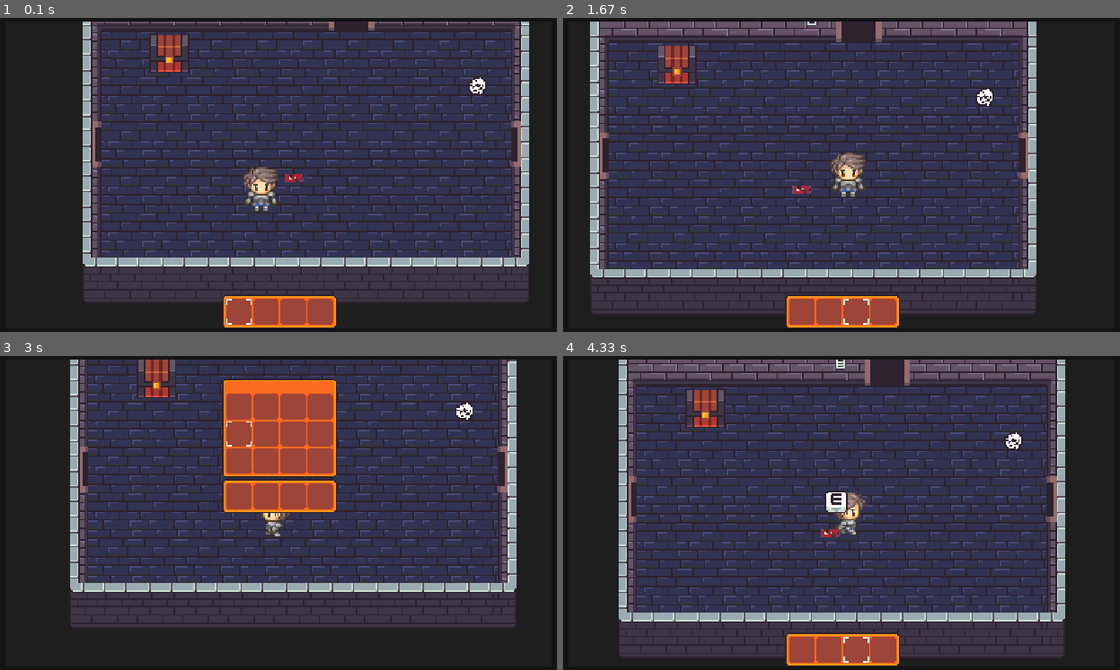
Above: before the commit, frames 1-4 (two rows, left to right).
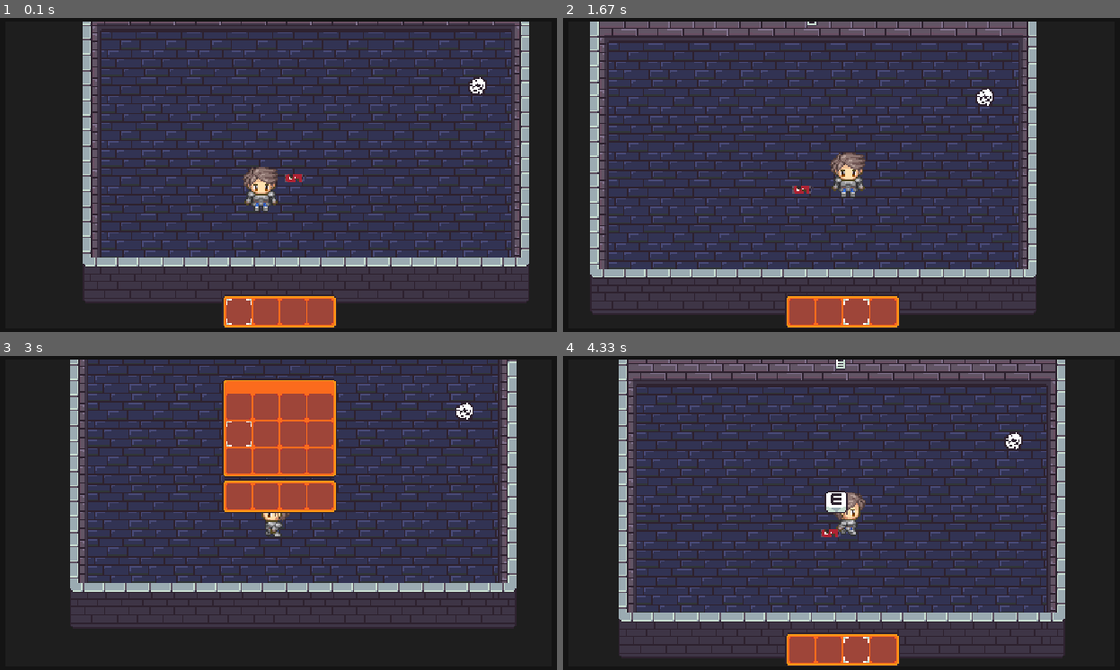
Above: after the commit, the same moments.

Repository: CyberSurge-Dev/PygameTesting
Game: pygame game, started from main.py
Same seed, same stepped clock (60 frames per second), same inputs: the game is played once before the commit and once after it.
Inputs (mouse positions are in pixels of both pictures, inside the frame that each line leads up to):
- Up to frame 1 (0.1 s): no input
- Up to frame 2 (1.67 s): hold D 0.33-0.8 s; hold W 0.83-1.13 s; tap 2 at 0.98 s; hold D 1.17-1.63 s; tap 3 at 1.32 s
- Up to frame 3 (3 s): hold A 1.67-2.2 s; tap I at 1.82 s; click (233, 431) at 2.28 s; hold S 2.57-2.87 s; tap 3 at 2.72 s; hold A from 2.9 s (still down)
- Up to frame 4 (4.33 s): tap I at 3.05 s; release A at 3.3 s; hold W 3.33-3.7 s; tap 2 at 3.48 s; hold D from 3.73 s (still down); tap 3 at 3.88 s

The runs differ from the first frame. In frame 1, 1.1% of the frame differs, in the area x 16-94%, y 1-48%; in frame 2, 1.4%; in frame 3, 1.0%; in frame 4, 1.5%, in the area x 11-89%, y 1-53%.

Commit message:
Finished new Tilemap, started working on integration with the older code.

Diff:
--- a/data/rooms/main_room.json
+++ b/data/rooms/main_room.json
@@ -10,7 +10,7 @@
         "2;0" : {"id":"wall", "variant":0},
         "3;0" : {"id":"wall", "variant":0},
         "4;0" : {"id":"wall", "variant":0},
-        "5;0" : {"id":"wall", "variant":0},
+        "5;0" : {"id":"note-wall", "meta" : {"text":["The world is collapsing around us, there", "are not many of us left", "We can only hope for a rebirth", "-Unknown"]}},
         "6;0" : {"id":"wall", "variant":0},
         "7;0" : {"id":"wall", "variant":0},
         "8;0" : {"id":"wall", "variant":0},
@@ -81,11 +81,10 @@
         "6;0" : {"id":"door", "variant":0},
         "0;3" : {"id":"door", "variant":1},
         "10;3" : {"id":"door", "variant":3}
-     }, "interactables" : {
-        "5;0" : {"id":"note-wall", "variant":0, "interactable-type":"tile", "text":["The world is collapsing around us, there", "are not many of us left", "We can only hope for a rebirth", "-Unknown"]},
+     }, "items" : {
         "5;4" : {"id":"crushed-can", "interactable-type":"item"},
-        "9;2" : {"id":"crumbled-paper", "interactable-type":"item"},
-        "2;1" : {"id":"chest", "interactable-type":"tile", "variant":0}
+        "9;2" : {"id":"crumbled-paper", "interactable-type":"item"}
+
     }, "decor" : {
     },
     "meta": {
--- a/main.py
+++ b/main.py
@@ -17,7 +17,7 @@
 from scripts.utils import Settings, Telemetry, DisplayPositions, GameManager
 from scripts.entities import Player
 from scripts.assetMap import AssetMap
-from scripts.tilemap import Tilemap
+from scripts.newTilemap import Tilemap
 # --------------------------------------------------------------------------------
 
 class Game():
@@ -39,7 +39,7 @@
 
         self.assetMap = AssetMap()
 
-        self.tilemap = Tilemap(self, 32)
+        self.tilemap = Tilemap(self.assetMap, 32)
         self.trash_collected = 0
         self.recyclables_collected = 0
         self.total_trash = 10
--- a/scripts/assetMap.py
+++ b/scripts/assetMap.py
@@ -15,15 +15,15 @@
 from scripts.interactions import *
 from scripts.gameItems import Item
 from scripts.itemAttributes import Trash, Recyclable
-from scripts.tiles import Tile
+from scripts.tiles import Tile, InteractableTile
 
 class AssetMap():
     """Simple class to store the asset map"""
     tiles = {
         'NaT' : Tile(load_image('tiles/not_a_tile.png')),
-        'wall' : {'type':'solid', 'variants' : load_images('tiles/walls')},
-        'floor' : {'type':'floor', 'variants' : load_images('tiles/floors')},
-        'note-wall' : {'type':'solid', 'variants' : load_images("tiles/note_walls"), "interaction" : show_text_box},
+        'wall' : Tile(load_images('tiles/walls'), True),
+        'floor' : Tile(load_images('tiles/floors')),
+        'note-wall' : InteractableTile(load_images('tiles/note_walls'), True, {}, show_text_box),
         'door' : {'type':'door', 'variants':load_images('tiles/doors'), 'increments' : {
             0: (0,1),
             1: (-1, 0),
--- a/scripts/entities.py
+++ b/scripts/entities.py
@@ -64,7 +64,6 @@
             'right': False
         }
 
-
         # Calculate movement for the frame
         frame_movement = (
             ((movement['right']-movement['left']) + self.velocity[0]) * self.multiplier,
@@ -79,7 +78,7 @@
         entity_rect = self.rect()
         rect_pos = []
 
-        for rect in self.tilemap.get_rects_around(self.pos, self.exceptions).values():
+        for rect in self.tilemap.get_solid_rects_around(self.pos):
             if rect != None and entity_rect.colliderect(rect):
                 rect_pos.append((rect.x, rect.y))
                 if frame_movement[0] > 0:
@@ -97,7 +96,7 @@
         # Check for collisions in up and down movement
         self.pos[1] += frame_movement[1]
         entity_rect = self.rect()
-        for rect in self.tilemap.get_rects_around(self.pos, self.exceptions).values():
+        for rect in self.tilemap.get_solid_rects_around(self.pos):
             if rect != None and entity_rect.colliderect(rect):
                 if frame_movement[1] > 0:
                     entity_rect.bottom = rect.top
@@ -159,7 +158,8 @@
         self.assetMap = self.game.assetMap
         self.inventory = {}
         # Create variables specific to the player
-        self.health = 100
+        self.health = 3
+        self.max_health = 3
         # Create HUD items
         self.hud = GUIManager()
         self.hud.add('itembar', ItemBar(self.game.dPos.BOTTOM_CENTER, (81, 24), self.game.scale, self.assetMap.gui['itembar'], self.assetMap.gui['itembar_selected']))
@@ -171,9 +171,6 @@
         self.interaction = False
 
         super().__init__(game, pos, size, self.assetMap.entities['player'], multiplier, exceptions)
-
-    def test():
-        print("Clicked 2!")
 
     def check_events(self, event):
         """Check events for the player"""
@@ -194,25 +191,9 @@
                     self.hud.unignore('inventory')
                     self.inventory_open = True
             elif event.key == pygame.K_e and self.interaction:
-                tiles = {}
-                rect = self.rect()
-                for tile in self.tilemap.get_interactable_tiles(self.pos).values():
-                    if tile != None:
-                        tiles[abs(math.hypot(rect.centerx-int((tile['pos'][0]*self.tilemap.tile_size)/2), rect.centery-int((tile['pos'][1]*self.tilemap.tile_size)/2)))] = tile
-
-                items = {}
-                for item in self.tilemap.get_interactable_items(self.rect()):
-                    if item[1] != None:
-                        items[abs(math.hypot(rect.centerx-item[0].centerx, rect.centery-item[0].centery))] = item[1]
-
-                try:
-                    self.assetMap.items[items.get(min(items.keys(), default=0), {})['id']].interaction(self.assetMap.items[items.get(min(items.keys(), default=0), {})['id']], self)
-                except Exception as e: print(e)
-                try:
-                    tiles.get(min(tiles.keys(), default=0), {}).get('interaction', lambda x,y: None)(tiles.get(min(tiles.keys(), default=0), None), self)
-                except Exception as e: print(e)
-
-                self.game.update_trash()
+                thing = self.tilemap.closest_interactable(self.pos)
+                if thing != None:
+                    thing.interact(self)
 
         self.hud.check_events(event)
 
@@ -223,25 +204,16 @@
         inter = 0
         if self.itembar.items[self.itembar.slot_selected][0] != None:
             self.itembar.items[self.itembar.slot_selected][0].update()
-        for tile in self.tilemap.get_interactable_tiles(self.pos).values():
+        for tile in self.tilemap.get_interactable_tiles_around((self.pos[0], self.pos[1])):
             if tile != None:
                 inter += 1
-        for item in self.tilemap.get_interactable_items(self.rect()):
-            if item[1] != None:
+        for item in self.tilemap.get_collided_items(self.rect()):
+            if item != None:
                 inter += 1
         if inter > 0 and not self.inventory_open:
             self.interaction = True
         else:
             self.interaction = False
-
-
-        for value in self.tilemap.get_collided_doors(self.pos):
-            if value != None:
-                self.gameManager.increment_room(value['increments'][0][value['variant']])
-                print([int(self.tilemap.maxx/2)*self.tilemap.tile_size, int(self.tilemap.maxy/2)*self.tilemap.tile_size])
-                self.pos = [int(self.tilemap.maxx/2)*self.tilemap.tile_size, int(self.tilemap.maxy/2)*self.tilemap.tile_size]
-
-
 
     def render(self, disp, offset=(0, 0)):
         """Render player and HUD elements."""
--- a/scripts/interactions.py
+++ b/scripts/interactions.py
@@ -15,7 +15,8 @@
 
 def show_text_box(item, player):
     """Shows a textbox to the screen with the text passed in"""
-    player.hud.add(str(item['pos']), ClosableTextBox(player.game.dPos.BOTTOM_CENTER, player.game.scale, player.assetMap.gui['text-box'], player.assetMap.gui['close'], item['text']))
+    print("Text-Box")
+    player.hud.add(str(item.pos), ClosableTextBox(player.game.dPos.BOTTOM_CENTER, player.game.scale, player.assetMap.gui['text-box'], player.assetMap.gui['close'], item.meta['text']))
     print("CALLED RENDER")
 
 def render_trash(disp, offset, game, loc):
@@ -44,3 +45,9 @@
 def pickup_item(item, player):
     player.inventory.add(item.copy())
     item.hide()
+
+def on_off(tile, *args):
+    if tile.meta.get('state', False):
+        tile.variant = 1
+    else:
+        tile.variant = 0
--- a/scripts/newTilemap.py
+++ b/scripts/newTilemap.py
@@ -18,9 +18,11 @@
 # External imports
 import pygame
 import math
+import json
 
 POSITIONS_AROUND = ((0, 1), (0, -1), (-1, 0), (1, 0), (-1, -1), (-1, 1),
                     (1, -1), (1, 1), (0, 0))
+BASE_TILEMAP_PATH = "data/rooms/"
 
 
 class Tilemap():
@@ -28,28 +30,35 @@
 
     def __init__(self, asset_map, tile_size):
         """Initialize variables"""
-        self.asset_map = asset_map
+        self.assetMap = asset_map
         self.tile_size = tile_size
 
         self.tilemap = {}
         self.decor = {}  # Just images, can have floating point positions
         self.items = {}  # Item objects to be rendered on the tilemap
 
-    def load(self, tile_data):
-        """Load the tilemap from a provided dictionary""" ""
+    def load(self, filename):
+        """Load the tilemap from a provided dictionary"""
+        with open(BASE_TILEMAP_PATH + filename, "r") as f:
+            tile_data = json.load(f)
 
         # Load information from Tilemap
-        for k, v in tile_data['tilemap']:
+        for k, v in tile_data.get('tilemap', {}).items():
+            # Load tile information from fle and assetMap
             tile = self.assetMap.tiles[v.get('id', 'NaT')].copy()
             tile.pos = tuple([int(x) for x in k.split(";")])
             tile.variant = v.get('variant', 0)
+            tile.meta.update(v.get('meta', {}))
+            # Put the tile into the tilemap
+            self.tilemap[tuple([int(x) for x in k.split(";")])] = tile
 
-            self.tilemap[tuple([int(x) for x in k.split(";")])] = tile
-        for k, v in tile_data['decor']:
+        for k, v in tile_data.get('decor', {}).items():
+            # Load decor from file, these are just images
             self.decor[tuple([float(x) for x in k.split(";")
                               ])] = self.assetMap.decor[v.get('id', 'NaD')]
 
-        for k, v in tile_data['items']:
+        for k, v in tile_data.get('items', {}).items():
+            # Load items from tilemap (these are objects derived from the Item class)
             self.items[tuple([float(x) for x in k.split(";")
                               ])] = self.assetMap.items[v.get('id', 'NaI')]
 
@@ -77,7 +86,7 @@
             if tile != None and tile.solid
         ]
 
-    def get__rects_around(self, pos):
+    def get_rects_around(self, pos):
         """Returns a list of rects areound the given position"""
         return [
             pygame.Rect(tile.pos[0] * self.tile_size,
@@ -87,7 +96,7 @@
         ]
 
     def get_interactable_tiles(self):
-        """Returns a list of all interactable tiles in tilemap"""
+        """Returns a list of all interactable tiles in tilemdap"""
         return [x for x in self.tilemap.values() if type(x) == InteractableTile]
 
     def get_interactable_tiles_around(self, pos):
@@ -98,18 +107,62 @@
         """Returns a list of Item objects that collide with the passed in Rect"""
         return [
             item for pos, item in self.items.items()
-            if pygame.Rect(item.icon.get_width(), item.icon.get_height(), pos[0]*self.tile_size, pos[1]*self.tile_size).colliderect(rect)
+            if pygame.Rect(pos[0]*self.tile_size, pos[1]*self.tile_size, item.icon.get_width(), item.icon.get_height()).colliderect(rect)
         ]
 
     def closest_interactable_tile(self, pos):
-        pos = (int(pos[0]-self.tile_size//2), int(pos[1]-self.tile_size//2))
-        distances = {abs(math.hypot((int(tile.pos[0]-self.tile_size//2), int(tile.pos[1]-self.tile_size//2)), pos)): tile for tile in self.get_interactable_tiles_around(pos)}
-        # Return closest interactable tiles
-        return distances.get(min(*distances, default=0), None)
+        pos = (int(pos[0]+self.tile_size//2), int(pos[1]+self.tile_size//2))
+        distances = {abs(math.hypot((int(tile.pos[0]+self.tile_size//2), int(tile.pos[1]+self.tile_size//2)), pos)): tile for tile in self.get_interactable_tiles_around(pos)}
+        # Return closest interactable tile
+        return distances.get(min(*distances.keys(), default=0), None)
 
-    def closest_item(self, pos):
-        pass
+    def closest_interactable_item(self, pos):
+        pos = (int(pos[0]+self.tile_size//2), int(pos[1]+self.tile_size//2))
+        distances = {
+            abs(math.hypot(pos, (k[0] + int(item.icon.get_width()//2), k[1] + int(item.icon.get_height()//2)))) : item
+            for k, item in self.items.items() if item.is_interactable()
+        }
+        # Return closest interactable item
+        return distances.get(min(*distances.keys(), default=0), None)
 
+    def closest_interactable(self, position):
+        pos = (int(position[0]+self.tile_size//2), int(position[1]+self.tile_size//2))
+        distances = {
+            abs(math.hypot(int(tile.pos[0]+self.tile_size//2) - pos[0], int(tile.pos[1]+self.tile_size//2) - pos[1])) : tile
+                           for tile in self.get_interactable_tiles_around(pos)
+        }
+        # Return closest interactable tile
+        items_collided = self.get_collided_items(pygame.Rect(position[0], position[1], self.tile_size, self.tile_size))
+        distances.update({
+            abs(math.hypot(k[0] + int(item.icon.get_width()//2) - pos[0], k[1] + int(item.icon.get_height()//2) - pos[1])) : item
+            for k, item in self.items.items()
+            if item != None and item.is_interactable() and item in items_collided
+        })
+
+        return distances.get(min(distances.keys(), default=0), None)
+
+    def check_collisions(self, rect, *args):
+        """Checks if the passed in rect is colliding with any tiles"""
+        # Set rect to collide with
+        for tile in self.get_interactable_tiles(self.x, self.y):
+            if pygame.Rect(tile.pos[0], tile.pos[1], self.tile_size, self.tile_size).colliderect(rect):
+                tile.on_collision(*args)
+
+    def add_tile(self, pos, tile):
+        """Adds or overwrites tile at location"""
+        if type(pos) != tuple:
+            raise ValueError("Position must be a tuple.")
+        else:
+            tile.pos = pos # Make sure the pos for both is equal
+            self.tilemap[pos] = tile
+
+    def add_decor(self, pos, decor):
+        """Adds surface to decor at given position(can be a float)"""
+        self.decor[pos] = decor
+
+    def add_item(self, pos, item):
+        """Adds item to be rendered on Tilemap (Note: input should be a copy)"""
+        self.items[pos] = item
 
     def render(self, disp, offset):
         """Render the tilemap"""
--- a/scripts/tiles.py
+++ b/scripts/tiles.py
@@ -51,13 +51,14 @@
 
 class InteractableTile(Tile):
     """Interactable tile, add interaction behaviour"""
-    def __init__(self, image, solid=False, meta={}, interaction=None, first_interaction=None, on_collision=None, on_render=None, render_override=None):
+    def __init__(self, image, solid=False, meta={}, interaction=None, first_interaction=None, on_collision=None, interactable=True, collision_interactable=True, on_render=None, render_override=None):
         """Initialize values on initialization"""
         super().__init__(image, solid, meta, on_render, render_override)
-        self.interactable = True
+        self.interactable = interactable
+        self.collision_interactable = collision_interactable
         self.times_interacted = 0
         self.interaction = interaction
-        self.on_colision = on_collision
+        self.on_collision = on_collision
         if first_interaction == None:
             self.first_interaction = interaction
         else:
@@ -75,10 +76,21 @@
 
     def collision(self, *args):
         """Call appropraite collision function"""""
-        if self.interactable and self.on_colision != None:
+        if self.collision_interactable and self.on_colision != None:
             # Run correct function if the tile is interactable
             self.on_collision(self, *args)
 
     def copy(self):
         """Returns a copy of the object"""
-        return InteractableTile(self.image, self.solid, self.meta, self.interaction, self.first_interaction, self.on_collision, self.on_render, self.render_override)
+        return InteractableTile(
+            self.image,
+            self.solid,
+            self.meta,
+            self.interaction,
+            self.first_interaction,
+            self.on_collision,
+            self.interactable,
+            self.collision_interactable,
+            self.on_render,
+            self.render_override
+        )
